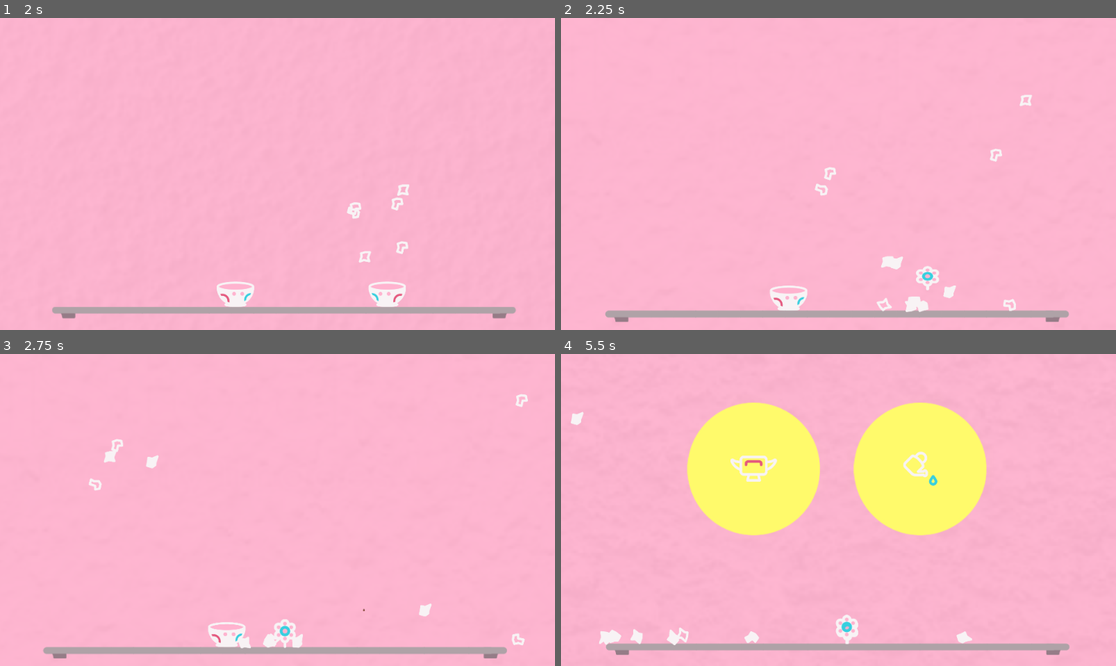
Above: before the commit, frames 1-4 (two rows, left to right).
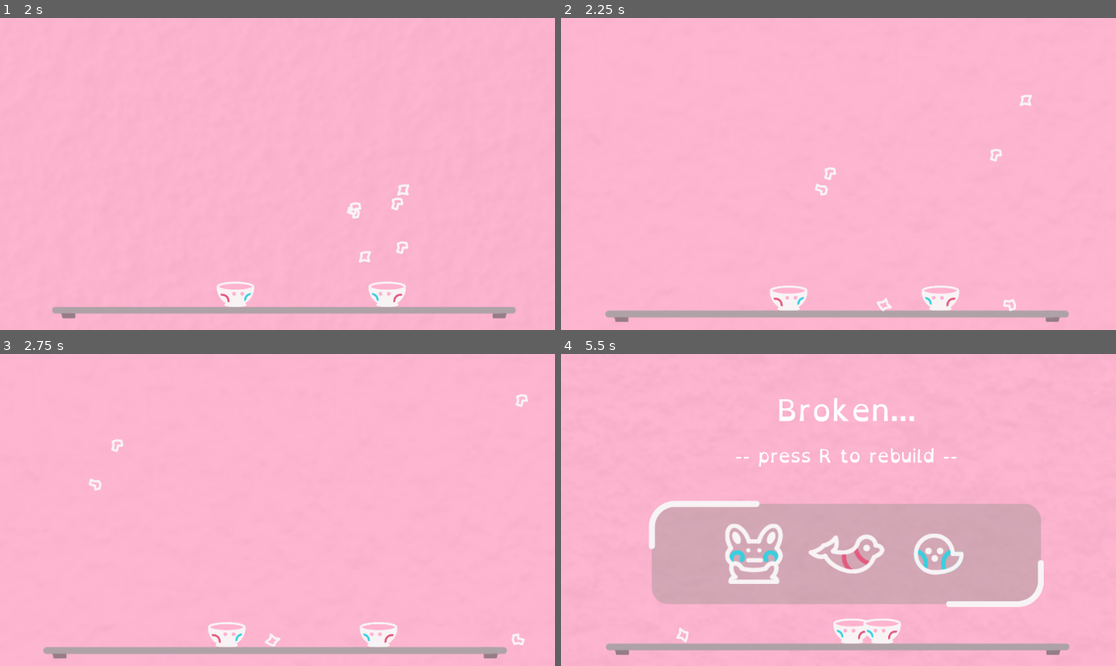
Above: after the commit, the same moments.

Repository: TrueNarwhak/Glassware
Game: Godot game, scene res://rooms/Controller.tscn
Same seed, same stepped clock (60 frames per second), same inputs: the game is played once before the commit and once after it.
Inputs (mouse positions are in pixels of both pictures, inside the frame that each line leads up to):
- Up to frame 1 (2 s): tap Enter (ui_accept) at 0.5 s; move the mouse to (399, 158) at 0.52 s; hold D (move_right) from 0.53 s (still down); click (399, 158) at 0.6 s; tap Space (jump) at 0.77, 1.07, 1.52, 1.82 s; move the mouse to (166, 189) at 1.27 s; click (166, 189) at 1.35 s
- Up to frame 2 (2.25 s): move the mouse to (894, 105) at 2.02 s; release D (move_right) at 2.03 s; hold A (move_left) from 2.03 s (still down); click (894, 105) at 2.1 s
- Up to frame 3 (2.75 s): keep holding A (move_left)
- Up to frame 4 (5.5 s): move the mouse to (810, 572) at 2.77 s; release A (move_left) at 2.78 s; hold D (move_right) 2.78-4.28 s; click (810, 572) at 2.85 s; tap Space (jump) at 3.02, 3.32, 3.77, 4.07, 4.52, 4.82 s; move the mouse to (1005, 556) at 3.52 s; click (1005, 556) at 3.6 s; tap R (restart, bound only after the commit) at 4.15 s; move the mouse to (672, 463) at 4.27 s; hold A (move_left) 4.28-5.03 s; click (672, 463) at 4.35 s; move the mouse to (866, 510) at 5.02 s; hold D (move_right) from 5.03 s (still down); click (866, 510) at 5.1 s

Frame 1 is identical in both runs. In frame 2, 0.8% of the frame differs, in the area x 57-72%, y 76-95%; in frame 3, 0.9%; in frame 4, 37%, in the area x 1-87%, y 14-94%.

Commit message:
Death Screen

Diff:
--- a/Glass Like/objects/Item.tscn
+++ b/Glass Like/objects/Item.tscn
@@ -176,6 +176,7 @@
 }
 
 [node name="Item" type="Area2D" groups=["Item"]]
+position = Vector2( 135, 85 )
 scale = Vector2( 0.6, 0.6 )
 script = ExtResource( 3 )
 
--- a/Glass Like/objects/Player.gd
+++ b/Glass Like/objects/Player.gd
@@ -15,6 +15,8 @@
 export(PackedScene) var attack
 export(PackedScene) var shard
 
+export(PackedScene) var stats
+
 var is_attacking = false
 var can_attack_boost = true
 var motion = Vector2.ZERO
@@ -31,7 +33,7 @@
 
 # ------------------------------------ #
 
-var inventory = ["wateringcan"]
+var inventory = []
 
 export var mushroom_force = 800
 export var frog_jump = 400
@@ -190,7 +192,6 @@
 
 # ---------------------------------------------------------------- #
 
-
 func _on_DeathTimer_timeout():
 	set_process(false)
 	set_physics_process(false)
@@ -201,6 +202,13 @@
 		this_shard.position = get_global_position()
 		get_tree().get_root().add_child(this_shard)
 
+	$StatTimer.start()
+
+func _on_StatTimer_timeout():
+	var these_stats = stats.instance()
+	these_stats.global_position = Vector2(0, 0)
+	get_parent().add_child(these_stats)
+
 
 func shatter():
 	print("Shxrch!")
--- a/Glass Like/objects/Player.tscn
+++ b/Glass Like/objects/Player.tscn
@@ -17,6 +17,7 @@
 [ext_resource path="res://images/Attacks/Wings/Wing2_1.png" type="Texture" id=15]
 [ext_resource path="res://images/Attacks/Wings/Wing1_1.png" type="Texture" id=16]
 [ext_resource path="res://images/Attacks/Wings/Wing3.png" type="Texture" id=17]
+[ext_resource path="res://rooms/Menus/RunStats.tscn" type="PackedScene" id=18]
 
 [sub_resource type="SpriteFrames" id=1]
 animations = [ {
@@ -30,11 +31,6 @@
 "name": "Walk",
 "speed": 6.0
 }, {
-"frames": [ ExtResource( 6 ) ],
-"loop": true,
-"name": "Jump",
-"speed": 5.0
-}, {
 "frames": [ ExtResource( 4 ) ],
 "loop": true,
 "name": "Shatter",
@@ -43,6 +39,11 @@
 "frames": [ ExtResource( 7 ) ],
 "loop": true,
 "name": "Fall",
+"speed": 5.0
+}, {
+"frames": [ ExtResource( 6 ) ],
+"loop": true,
+"name": "Jump",
 "speed": 5.0
 } ]
 
@@ -66,6 +67,7 @@
 script = ExtResource( 5 )
 attack = ExtResource( 8 )
 shard = ExtResource( 12 )
+stats = ExtResource( 18 )
 beachball = ExtResource( 11 )
 flower = ExtResource( 9 )
 anvil_stomp = ExtResource( 10 )
@@ -95,13 +97,13 @@
 [node name="BatWingsL" type="AnimatedSprite" parent="BatWings"]
 position = Vector2( 7, -10 )
 frames = SubResource( 4 )
-frame = 2
+frame = 1
 playing = true
 
 [node name="BatWingsR" type="AnimatedSprite" parent="BatWings"]
 position = Vector2( 239, -10 )
 frames = SubResource( 4 )
-frame = 2
+frame = 1
 playing = true
 flip_h = true
 
@@ -115,10 +117,15 @@
 wait_time = 0.748
 one_shot = true
 
+[node name="StatTimer" type="Timer" parent="."]
+wait_time = 1.8
+one_shot = true
+
 [node name="WateringCanTimer" type="Timer" parent="."]
 wait_time = 0.416
 autostart = true
 
 [connection signal="body_entered" from="MushroomStomp" to="." method="_on_MushroomStomp_body_entered"]
 [connection signal="timeout" from="DeathTimer" to="." method="_on_DeathTimer_timeout"]
+[connection signal="timeout" from="StatTimer" to="." method="_on_StatTimer_timeout"]
 [connection signal="timeout" from="WateringCanTimer" to="." method="_on_WateringCanTimer_timeout"]
--- a/Glass Like/project.godot
+++ b/Glass Like/project.godot
@@ -110,6 +110,13 @@
 "events": [ Object(InputEventMouseButton,"resource_local_to_scene":false,"resource_name":"","device":0,"alt":false,"shi …(212 unchanged characters)…
  ]
 }
+restart={
+"deadzone": 0.5,
+"events": [ Object(InputEventKey,"resource_local_to_scene":false,"resource_name":"","device":0,"alt":false,"shift":false,"control":false,"meta":false,"command":false,"pressed":false,"scancode":82,"physical_scancode":0,"unicode":0,"echo":false,"script":null)
+, Object(InputEventMouseButton,"resource_local_to_scene":false,"resource_name":"","device":0,"alt":false,"shift":false,"control":false,"meta":false,"command":false,"button_mask":0,"position":Vector2( 0, 0 ),"global_position":Vector2( 0, 0 ),"factor":1.0,"button_index":1,"pressed":false,"doubleclick":false,"script":null)
+, Object(InputEventJoypadButton,"resource_local_to_scene":false,"resource_name":"","device":0,"button_index":1,"pressure":0.0,"pressed":false,"script":null)
+ ]
+}
 
 [physics]
 
--- /dev/null
+++ b/Glass Like/rooms/Menus/MainMenu.gd
@@ -0,0 +1,14 @@
+extends Node2D
+
+var loaded_seed
+
+func _ready():
+	Input.set_mouse_mode(Input.MOUSE_MODE_CONFINED)
+
+
+func _on_Play_pressed():
+	get_tree().change_scene("res://rooms/Controller.tscn")
+
+
+func _on_OpenSeed_pressed():
+	OS.shell_open("C:/Users/name/Downloads")
--- /dev/null
+++ b/Glass Like/rooms/Menus/MainMenu.tscn
@@ -0,0 +1,99 @@
+[gd_scene load_steps=9 format=2]
+
+[ext_resource path="res://objects/WallBG.tscn" type="PackedScene" id=1]
+[ext_resource path="res://fonts/OpenDyslexic-Regular.otf" type="DynamicFontData" id=2]
+[ext_resource path="res://images/player/PlayerStand.png" type="Texture" id=3]
+[ext_resource path="res://objects/LeanCamera.tscn" type="PackedScene" id=4]
+[ext_resource path="res://images/player/PlayerWalk1_1.png" type="Texture" id=5]
+[ext_resource path="res://rooms/Menus/MainMenu.gd" type="Script" id=6]
+
+[sub_resource type="DynamicFont" id=1]
+size = 52
+font_data = ExtResource( 2 )
+
+[sub_resource type="DynamicFont" id=2]
+size = 23
+font_data = ExtResource( 2 )
+
+[node name="MainMenu" type="Node2D"]
+script = ExtResource( 6 )
+
+[node name="Wall" parent="." instance=ExtResource( 1 )]
+position = Vector2( 1, 0 )
+
+[node name="Play" type="Button" parent="."]
+anchor_left = 0.5
+anchor_top = 0.5
+anchor_right = 0.5
+anchor_bottom = 0.5
+margin_left = 422.0
+margin_top = 272.0
+margin_right = 545.0
+margin_bottom = 308.0
+rect_pivot_offset = Vector2( 15, -272 )
+text = "Play"
+__meta__ = {
+"_edit_use_anchors_": false
+}
+
+[node name="OpenSeed" type="Button" parent="."]
+anchor_left = 0.5
+anchor_top = 0.5
+anchor_right = 0.5
+anchor_bottom = 0.5
+margin_left = 422.0
+margin_top = 349.0
+margin_right = 545.0
+margin_bottom = 385.0
+text = "Open Seed"
+__meta__ = {
+"_edit_use_anchors_": false
+}
+
+[node name="Broken" type="Label" parent="."]
+anchor_left = 0.5
+anchor_right = 0.5
+margin_left = 242.0
+margin_top = 14.0
+margin_right = 724.0
+margin_bottom = 105.0
+custom_fonts/font = SubResource( 1 )
+text = "Glass-Like "
+align = 1
+valign = 1
+__meta__ = {
+"_edit_use_anchors_": false
+}
+
+[node name="Broken2" type="Label" parent="."]
+anchor_left = 0.5
+anchor_right = 0.5
+margin_left = 242.0
+margin_top = 58.0
+margin_right = 724.0
+margin_bottom = 149.0
+custom_fonts/font = SubResource( 2 )
+text = "(Working Title)"
+align = 1
+valign = 1
+__meta__ = {
+"_edit_use_anchors_": false
+}
+
+[node name="Sprite" type="Sprite" parent="."]
+position = Vector2( 328, 197 )
+rotation = -0.55288
+scale = Vector2( 0.556903, 0.556903 )
+texture = ExtResource( 3 )
+
+[node name="Sprite2" type="Sprite" parent="."]
+position = Vector2( 656, 197 )
+rotation = 0.401763
+scale = Vector2( -0.557, 0.557 )
+texture = ExtResource( 5 )
+
+[node name="LeanCamera" parent="." instance=ExtResource( 4 )]
+position = Vector2( 480, 272 )
+
+[connection signal="pressed" from="Play" to="." method="_on_Play_pressed"]
+[connection signal="pressed" from="OpenSeed" to="." method="_on_OpenSeed_pressed"]
--- /dev/null
+++ b/Glass Like/rooms/Menus/RunStats.gd
@@ -0,0 +1,16 @@
+extends Node2D
+
+onready var anim = $Control/AnimationPlayer
+
+var can_respawn = false
+
+func _ready():
+	anim.play("ComeIn")
+
+func _process(delta):
+	if Input.is_action_just_pressed("restart") and can_respawn:
+		get_tree().reload_current_scene()
+
+
+func _on_AnimationPlayer_animation_finished(anim_name):
+	can_respawn = true
--- /dev/null
+++ b/Glass Like/rooms/Menus/RunStats.tscn
@@ -0,0 +1,164 @@
+[gd_scene load_steps=11 format=2]
+
+[ext_resource path="res://fonts/OpenDyslexic-Regular.otf" type="DynamicFontData" id=1]
+[ext_resource path="res://images/Items/v2/Seal.png" type="Texture" id=2]
+[ext_resource path="res://images/Items/v2/Frog.png" type="Texture" id=3]
+[ext_resource path="res://images/Items/v2/Ghost.png" type="Texture" id=4]
+[ext_resource path="res://images/Items/ItemHud3.png" type="Texture" id=5]
+[ext_resource path="res://rooms/Menus/RunStats.gd" type="Script" id=6]
+
+[sub_resource type="DynamicFont" id=1]
+size = 52
+font_data = ExtResource( 1 )
+
+[sub_resource type="DynamicFont" id=2]
+size = 32
+font_data = ExtResource( 1 )
+
+[sub_resource type="Animation" id=3]
+resource_name = "ComeIn"
+length = 2.1
+tracks/0/type = "value"
+tracks/0/path = NodePath("Come:position")
+tracks/0/interp = 1
+tracks/0/loop_wrap = true
+tracks/0/imported = false
+tracks/0/enabled = true
+tracks/0/keys = {
+"times": PoolRealArray( 0, 1 ),
+"transitions": PoolRealArray( 0.34151, 0.34151 ),
+"update": 0,
+"values": [ Vector2( -120, 640 ), Vector2( -120, 52 ) ]
+}
+tracks/1/type = "value"
+tracks/1/path = NodePath("FadeIn:modulate")
+tracks/1/interp = 1
+tracks/1/loop_wrap = true
+tracks/1/imported = false
+tracks/1/enabled = true
+tracks/1/keys = {
+"times": PoolRealArray( 0, 1.4, 2.1 ),
+"transitions": PoolRealArray( 1, 0.329877, 0.329877 ),
+"update": 0,
+"values": [ Color( 1, 1, 1, 0 ), Color( 1, 1, 1, 0 ), Color( 1, 1, 1, 1 ) ]
+}
+tracks/2/type = "value"
+tracks/2/path = NodePath("FadeIn:position")
+tracks/2/interp = 1
+tracks/2/loop_wrap = true
+tracks/2/imported = false
+tracks/2/enabled = true
+tracks/2/keys = {
+"times": PoolRealArray( 1.2, 2.1 ),
+"transitions": PoolRealArray( 0.34151, 0.34151 ),
+"update": 0,
+"values": [ Vector2( 0, 104 ), Vector2( 0, 0 ) ]
+}
+
+[sub_resource type="Animation" id=4]
+length = 0.001
+tracks/0/type = "value"
+tracks/0/path = NodePath("Come:position")
+tracks/0/interp = 1
+tracks/0/loop_wrap = true
+tracks/0/imported = false
+tracks/0/enabled = true
+tracks/0/keys = {
+"times": PoolRealArray( 0 ),
+"transitions": PoolRealArray( 1 ),
+"update": 0,
+"values": [ Vector2( -120, 52 ) ]
+}
+tracks/1/type = "value"
+tracks/1/path = NodePath("FadeIn:modulate")
+tracks/1/interp = 1
+tracks/1/loop_wrap = true
+tracks/1/imported = false
+tracks/1/enabled = true
+tracks/1/keys = {
+"times": PoolRealArray( 0 ),
+"transitions": PoolRealArray( 1 ),
+"update": 0,
+"values": [ Color( 1, 1, 1, 1 ) ]
+}
+tracks/2/type = "value"
+tracks/2/path = NodePath("FadeIn:position")
+tracks/2/interp = 1
+tracks/2/loop_wrap = true
+tracks/2/imported = false
+tracks/2/enabled = true
+tracks/2/keys = {
+"times": PoolRealArray( 0 ),
+"transitions": PoolRealArray( 1 ),
+"update": 0,
+"values": [ Vector2( 0, 0 ) ]
+}
+
+[node name="RunStats" type="Node2D"]
+script = ExtResource( 6 )
+
+[node name="Control" type="Control" parent="."]
+anchor_left = 0.5
+anchor_right = 0.5
+margin_left = 496.0
+margin_right = 536.0
+margin_bottom = 40.0
+__meta__ = {
+"_edit_use_anchors_": false
+}
+
+[node name="Come" type="Node2D" parent="Control"]
+position = Vector2( -120, 52 )
+
+[node name="Broken" type="Label" parent="Control/Come"]
+anchor_left = 0.5
+anchor_right = 0.5
+margin_right = 240.0
+margin_bottom = 91.0
+custom_fonts/font = SubResource( 1 )
+text = "Broken..."
+align = 1
+valign = 1
+__meta__ = {
+"_edit_use_anchors_": false
+}
+
+[node name="FadeIn" type="Node2D" parent="Control"]
+
+[node name="Broken2" type="Label" parent="Control/FadeIn"]
+anchor_left = 0.5
+anchor_right = 0.5
+margin_left = -249.0
+margin_top = 128.0
+margin_right = 249.0
+margin_bottom = 219.0
+custom_fonts/font = SubResource( 2 )
+text = "-- press R to rebuild --"
+align = 1
+valign = 1
+__meta__ = {
+"_edit_use_anchors_": false
+}
+
+[node name="Hud" type="Sprite" parent="Control/FadeIn"]
+position = Vector2( 0, 343 )
+scale = Vector2( 0.600639, 0.600639 )
+texture = ExtResource( 5 )
+
+[node name="SlotLarge1" type="Sprite" parent="Control/FadeIn"]
+position = Vector2( -160, 343 )
+texture = ExtResource( 3 )
+
+[node name="SlotLarge2" type="Sprite" parent="Control/FadeIn"]
+position = Vector2( 0, 343 )
+texture = ExtResource( 2 )
+
+[node name="SlotLarge3" type="Sprite" parent="Control/FadeIn"]
+position = Vector2( 160, 343 )
+texture = ExtResource( 4 )
+
+[node name="AnimationPlayer" type="AnimationPlayer" parent="Control"]
+anims/ComeIn = SubResource( 3 )
+anims/RESET = SubResource( 4 )
+
+[connection signal="animation_finished" from="Control/AnimationPlayer" to="." method="_on_AnimationPlayer_animation_finished"]
Binary file added: Glass Like/images/Items/ItemHud2.png
Not shown, added: Glass Like/images/Items/ItemHud2.png.import
Binary file added: Glass Like/images/Items/ItemHud3.png
Not shown, added: Glass Like/images/Items/ItemHud3.png.import
Not shown: 1 places in Glass Like/objects/Player.tscn that only renumber resources
